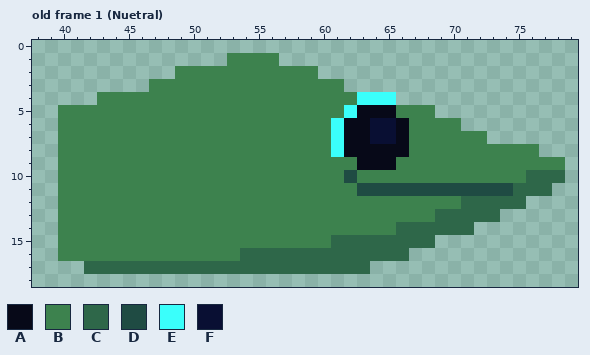
Pixel-art file: assets/aseprite/head.aseprite. That is the earlier state.
80x20 pixels, 7 frames. Pixels under 10% opacity are left out. Colours within 5 levels of each other are drawn and written as one. Shown: old frame 1 (Nuetral): x 38..79, y 0..18. The commit also changed other frames, which this record leaves out.
Palette (. is transparent): A #070918  B #3d824e  C #2e6749  D #1f4b43  E #3afffb  F #090f33
Pixels before, old frame 1 (Nuetral), first column x 40:
 1 .............BBBB......................
 2 .........BBBBBBBBBBB...................
 3 .......BBBBBBBBBBBBBBB.................
 4 ...BBBBBBBBBBBBBBBBBBBBEEE.............
 5 BBBBBBBBBBBBBBBBBBBBBBEAAABBB..........
 6 BBBBBBBBBBBBBBBBBBBBBEAAFFABBBB........
 7 BBBBBBBBBBBBBBBBBBBBBEAAFFABBBBBB......
 8 BBBBBBBBBBBBBBBBBBBBBEAAAAABBBBBBBBBB..
 9 BBBBBBBBBBBBBBBBBBBBBBBAAABBBBBBBBBBBBB
10 BBBBBBBBBBBBBBBBBBBBBBDBBBBBBBBBBBBBCCC
11 BBBBBBBBBBBBBBBBBBBBBBBDDDDDDDDDDDDCCC.
12 BBBBBBBBBBBBBBBBBBBBBBBBBBBBBBBCCCCC...
13 BBBBBBBBBBBBBBBBBBBBBBBBBBBBBCCCCC.....
14 BBBBBBBBBBBBBBBBBBBBBBBBBBCCCCCC.......
15 BBBBBBBBBBBBBBBBBBBBBCCCCCCCC..........
16 BBBBBBBBBBBBBBCCCCCCCCCCCCC............
17 ..CCCCCCCCCCCCCCCCCCCCCC...............
New version:
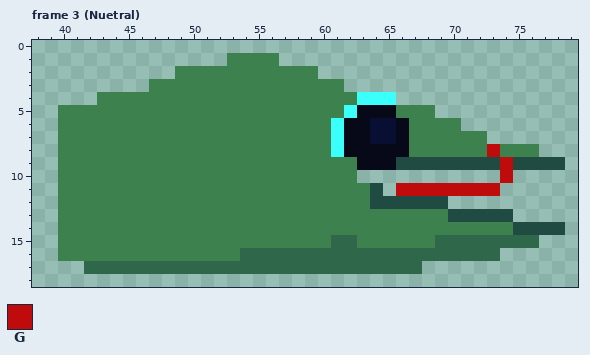
Colours new in this view: G #bf0b0b
A new or re-ordered frame is compared with the old frame closest to it.
Diff:
frames 7 -> 21
layer "Tongue" added
Changed rows in their new state; - is an unchanged pixel.
Frame 3 (Nuetral) is new; against old frame 1 (Nuetral), layers "Tongue", "Layer 1":
first column x 62:
 8 -----------G-----
 9 ----DDDDDDDDGDDDD
10 B...........G....
11 -B-.GGGGGGGG....-
12 --DDDDDD......---
13 -------BDDDDD----
14 ----BBBBBBBBBDDDD
15 -BBBBBBCCCCCCCC--
16 -----CCCCCCC-----
17 --CCCC-----------
